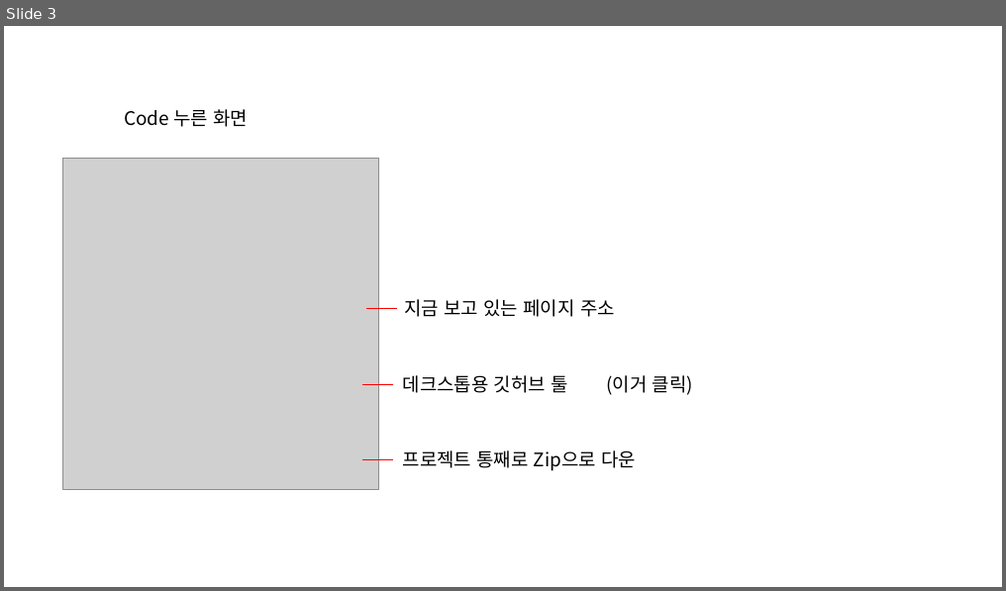
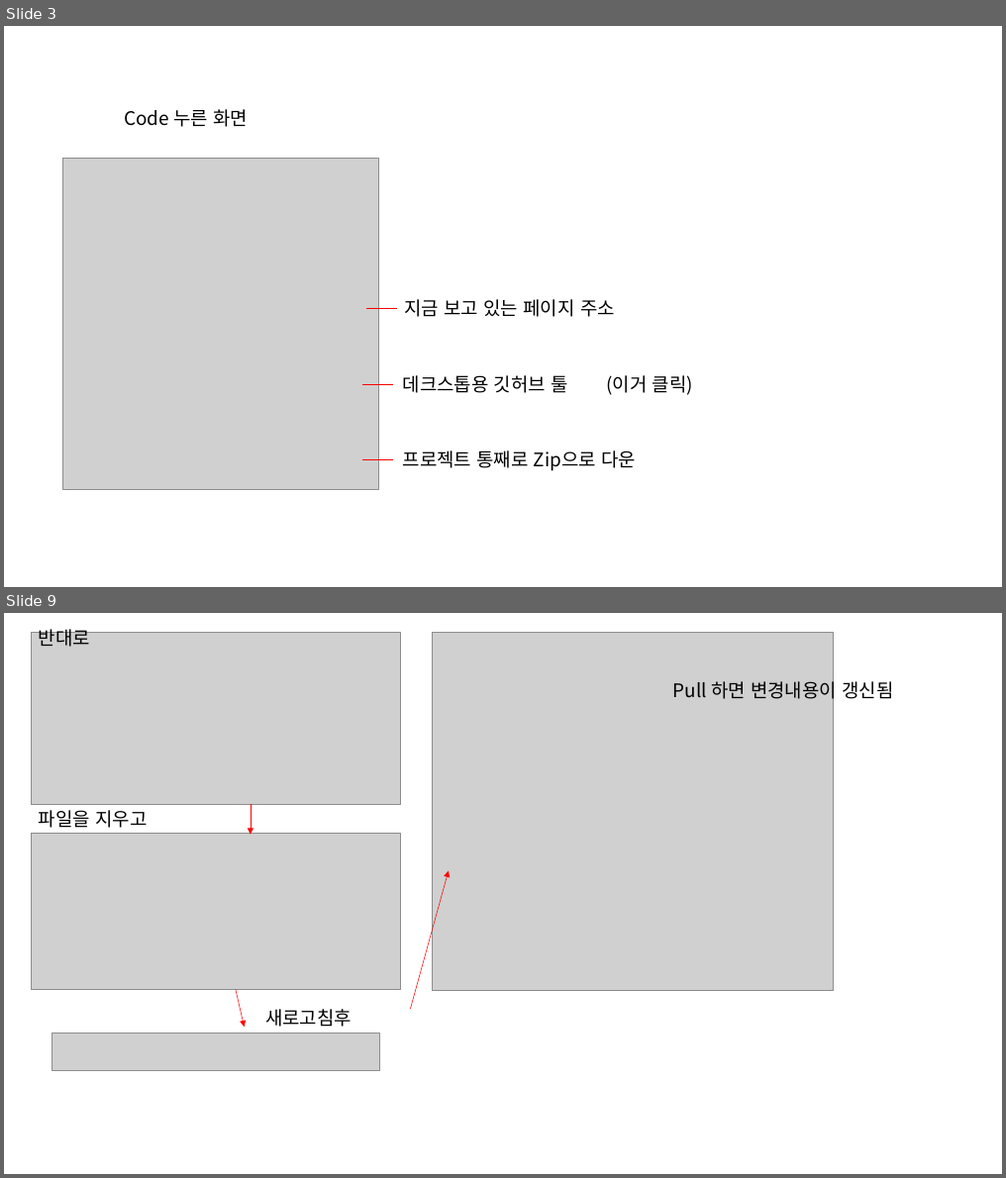
Before and after one commit to Listera0/CapstoneDesign, a slide deck: Refer/Github 사용법.pptx. Shown one above the other, each under a label of ours: slide 3 before the commit, slides 3 and 9 after it; the slides between them are not shown. The pictures are 1006x591 and 1006x1178 pixels, drawn with LibreOffice and Linux fonts; fonts in the diff are those of the drawing; grey boxes stand for pictures. Boxes give left, top, right and bottom in pixels: in the first picture for what was removed or moved away, otherwise in the second. Text is boxed around its words. In the diff, an @@ line names an element or a change of style, - is before the commit and + after.

```diff
--- a/Refer/Github 사용법.pptx
+++ b/Refer/Github 사용법.pptx
@@ slide 9 added at (4, 613, 1002, 1174), background #FFFFFF @@
@@ picture added at (31, 633, 400, 805) @@
@@ text added at (39, 626, 90, 647), 18 pt, text #000000 @@
+반대로
@@ picture added at (433, 633, 835, 991) @@
@@ text added at (673, 678, 893, 703), 18 pt, text #000000 @@
+Pull 하면 변경내용이 갱신됨
@@ text added at (39, 810, 147, 828), 18 pt, text #000000 @@
+파일을 지우고
@@ arrow added from (251, 804) to (251, 835), #FF0000 0.5 pt @@
@@ picture added at (31, 834, 400, 990) @@
@@ arrow added from (411, 1009) to (449, 871), #FF0000 0.5 pt @@
@@ arrow added from (236, 989) to (245, 1027), #FF0000 0.5 pt @@
@@ text added at (265, 1009, 351, 1027), 18 pt, text #000000 @@
+새로고침후
@@ picture added at (52, 1033, 380, 1070) @@
```
Also in this commit, not shown: 1 slide changed, 4 other slides added.
